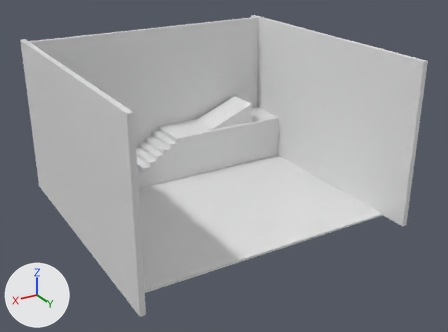
One commit to the Blender file Assets/Models/Room/room.blend: the scene before it, then after it.
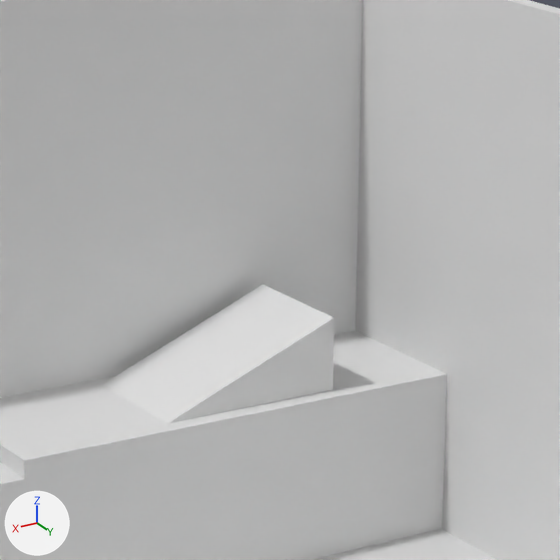
There are two pictures of each version: one whole from a camera (50 mm lens) standing at (9.56, 21.69, 11.75) and looking at (-2.2, 2.1, 1.95), one close up on the part from 38% to 68% of the width and 8% to 49% of the height. Arrows for +X, +Y and +Z are at lower left; the lights stay in place.

The first close-up shows 'Cube', 'Floor', 'Slide', 'Wall.001', 'Wall.002'.
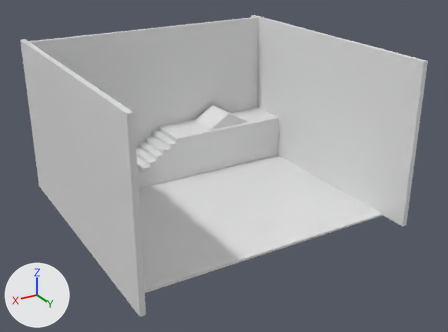
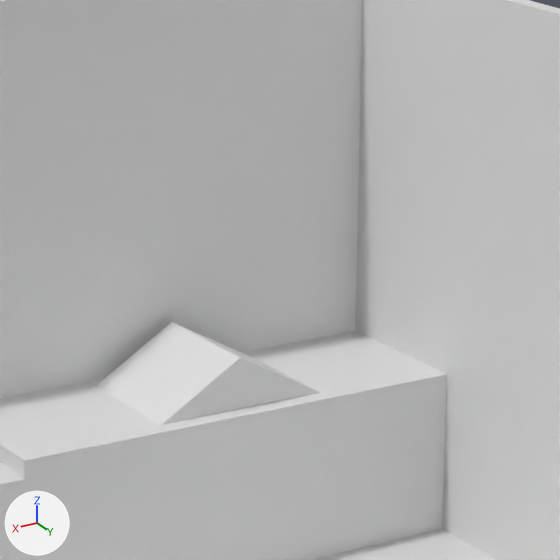
Changed parts and their boxes (x1, y1, x2, y2) in the close-ups (560 x 560 px):
```json
{"object": "Slide", "change": "reshaped", "before": [102, 284, 334, 424], "after": [96, 322, 320, 425], "on screen": "26% shorter"}
```

The change, as JSON lines over the scene's bpy script:
```json
{"block": "me_cube_006", "where": "me_cube_006.from_pydata(...)  # 6 vertices, 5 faces; spans x -1.0..1.0, y -1.0..1.0, z -1.0..-0.03"}
{"block": "me_cube_006", "where": "# used by ob_slide; location = (-4.8, -2.49, 2.91); scale = (1.22, 0.77, 1.0)"}
{"block": "me_cube_006", "change": "me_cube_006 part 1"}
{"op": "set", "path": "me_cube_006.vertices[1].co", "old": "(-1.0, -1.0, -0.03)", "new": "(0.03, -1.0, -0.29)", "note": "pixel (262, 284) -> pixel (171, 321)"}
{"op": "set", "path": "me_cube_006.vertices[3].co", "old": "(-1.0, 1.0, -0.03)", "new": "(0.03, 1.0, -0.29)", "note": "pixel (334, 317) -> pixel (240, 357)"}
```
